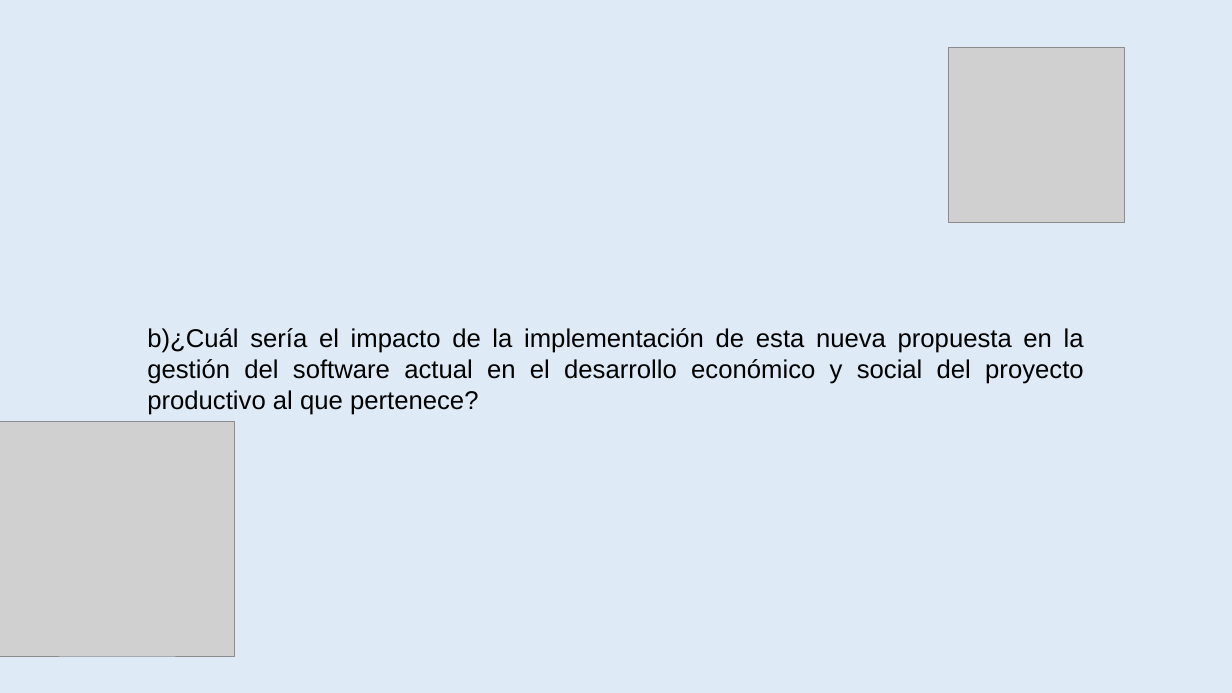
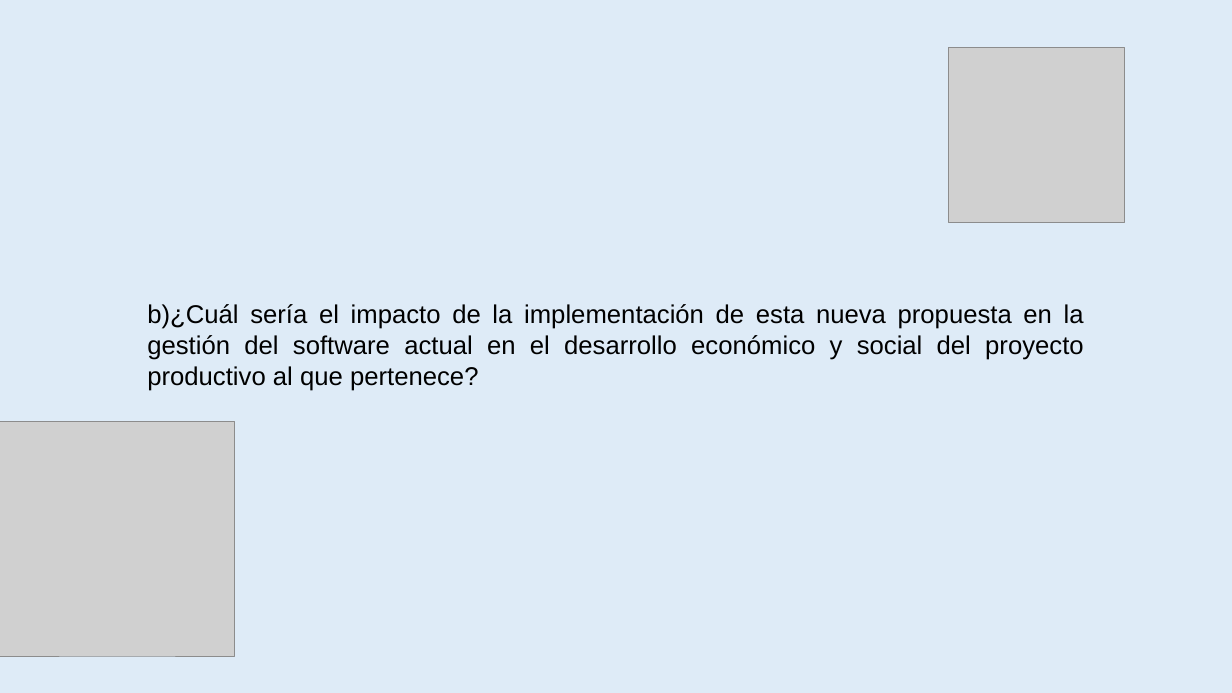
Before and after one commit to amypadron/prower_tesis, a slide deck: slide 66 of Digestión anaerobía.Original.pptx. Drawn at 1232x693 pixels with LibreOffice and Linux fonts; fonts in the diff are those of the drawing; grey boxes stand for pictures. Boxes give left, top, right and bottom in pixels: in the first picture for what was removed or moved away, otherwise in the second. Text is boxed around its words. In the diff, an @@ line names an element or a change of style, - is before the commit and + after.

```diff
--- a/Digestión anaerobía.Original.pptx
+++ b/Digestión anaerobía.Original.pptx
@@ text "b)¿Cuál sería el impacto de ...": place and size @@
-text "b)¿Cuál sería el impacto de ..." at <box>147,328,1084,415</box>
+text "b)¿Cuál sería el impacto de ..." at <box>147,304,1084,391</box>
```
Also in this commit, not shown: 2 other slides changed, 1 slide added.
